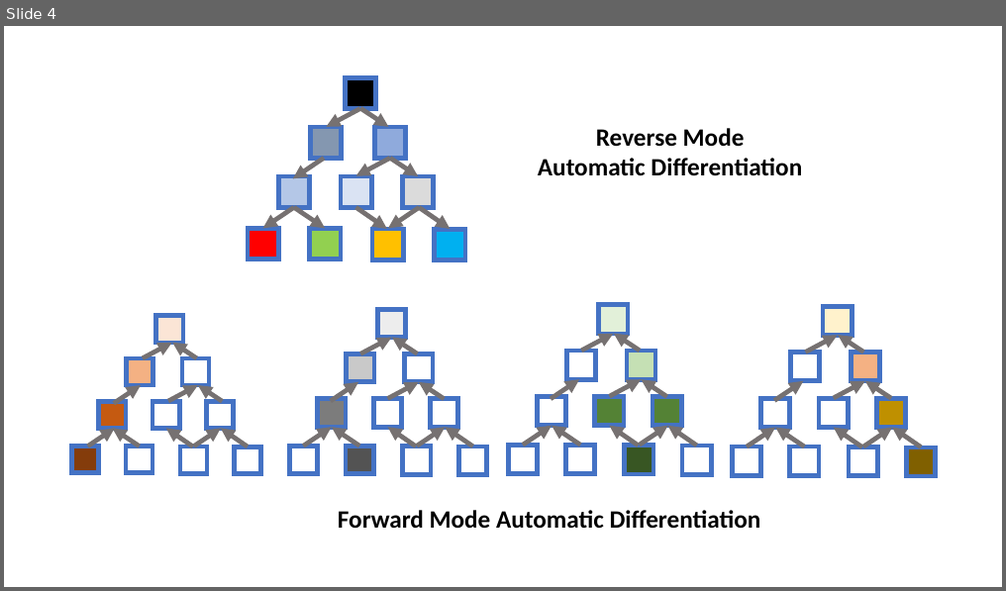
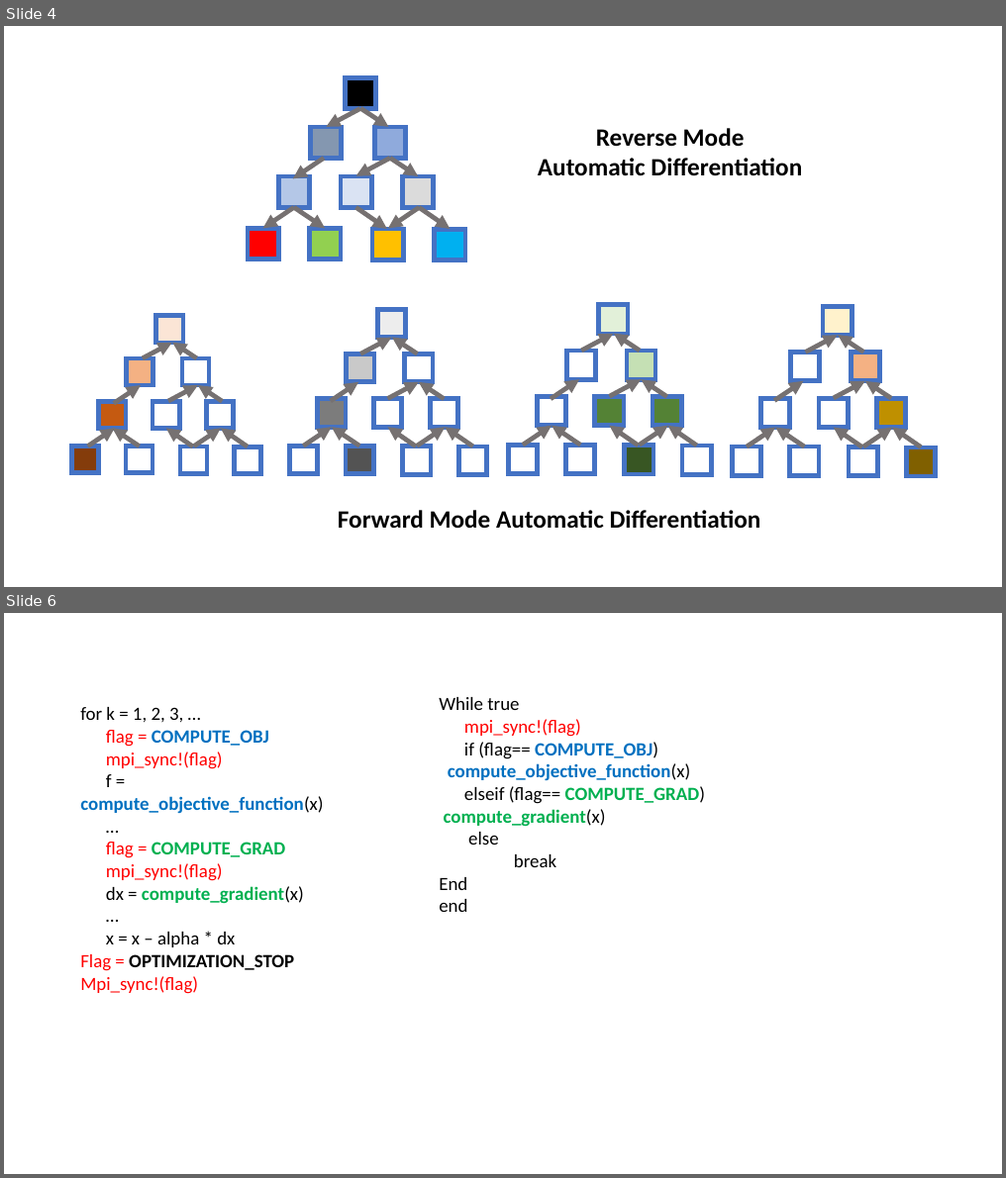
Before and after one commit to ADCMEMarket/ADCMEImages, a slide deck: Slides/figures.pptx. Shown one above the other, each under a label of ours: slide 4 before the commit, slides 4 and 6 after it; the slides between them are not shown. The pictures are 1006x591 and 1006x1178 pixels, drawn with LibreOffice and Linux fonts; fonts in the diff are those of the drawing. Boxes give left, top, right and bottom in pixels: in the first picture for what was removed or moved away, otherwise in the second. Text is boxed around its words. In the diff, an @@ line names an element or a change of style, - is before the commit and + after.

```diff
--- a/Slides/figures.pptx
+++ b/Slides/figures.pptx
@@ slide 6 added at [4,613,1002,1174], background #FFFFFF @@
@@ text added at [439,697,705,912], 18 pt, text #000000 @@
+While true
+mpi_sync!(flag)
+if (flag== COMPUTE_OBJ)
+compute_objective_function(x)
+elseif (flag== COMPUTE_GRAD)
+compute_gradient(x)
+else
+break
+End
+end
@@ text added at [80,707,323,971], 18 pt, text #FF0000 @@
+for k = 1, 2, 3, …
+flag = COMPUTE_OBJ
+mpi_sync!(flag)
+f = compute_objective_function(x)
+…
+flag = COMPUTE_GRAD
+mpi_sync!(flag)
+dx = compute_gradient(x)
+…
+x = x – alpha * dx
+Flag = OPTIMIZATION_STOP
+Mpi_sync!(flag)
```
Also in this commit, not shown: 2 other slides added, 1 other file.
